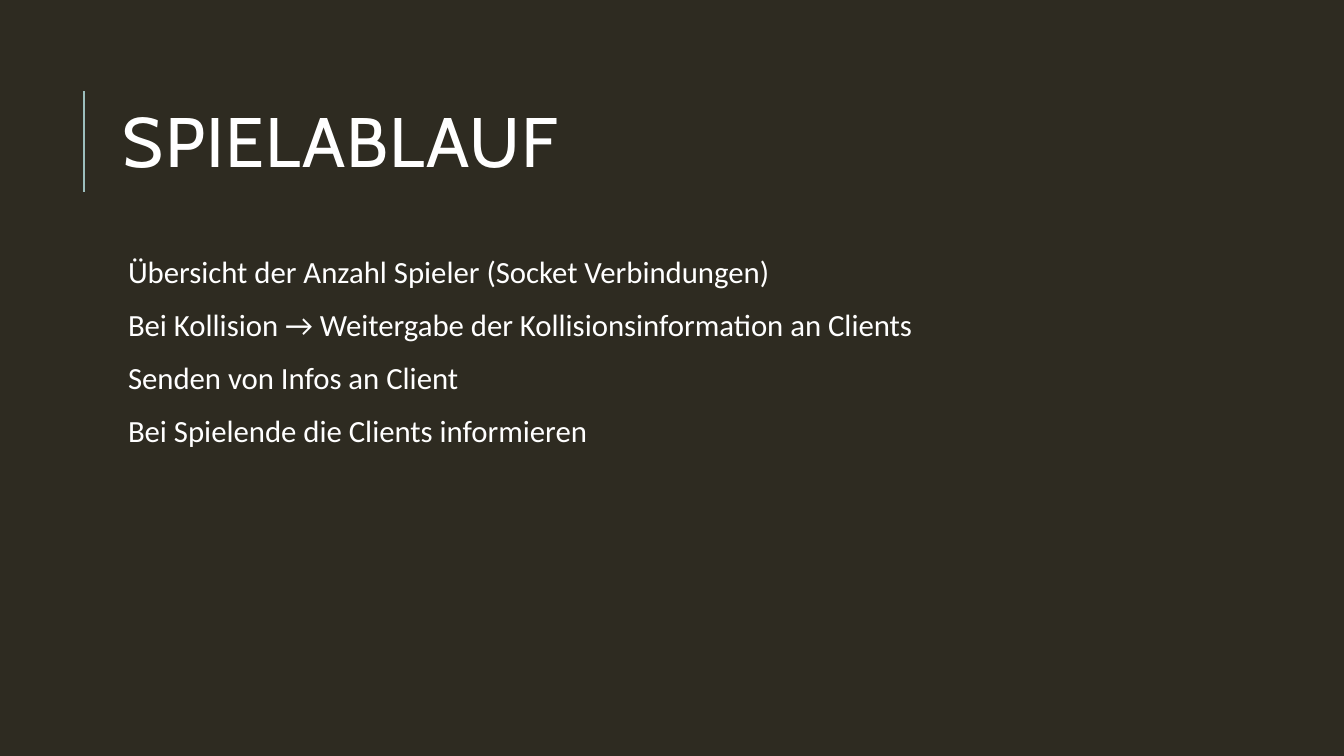
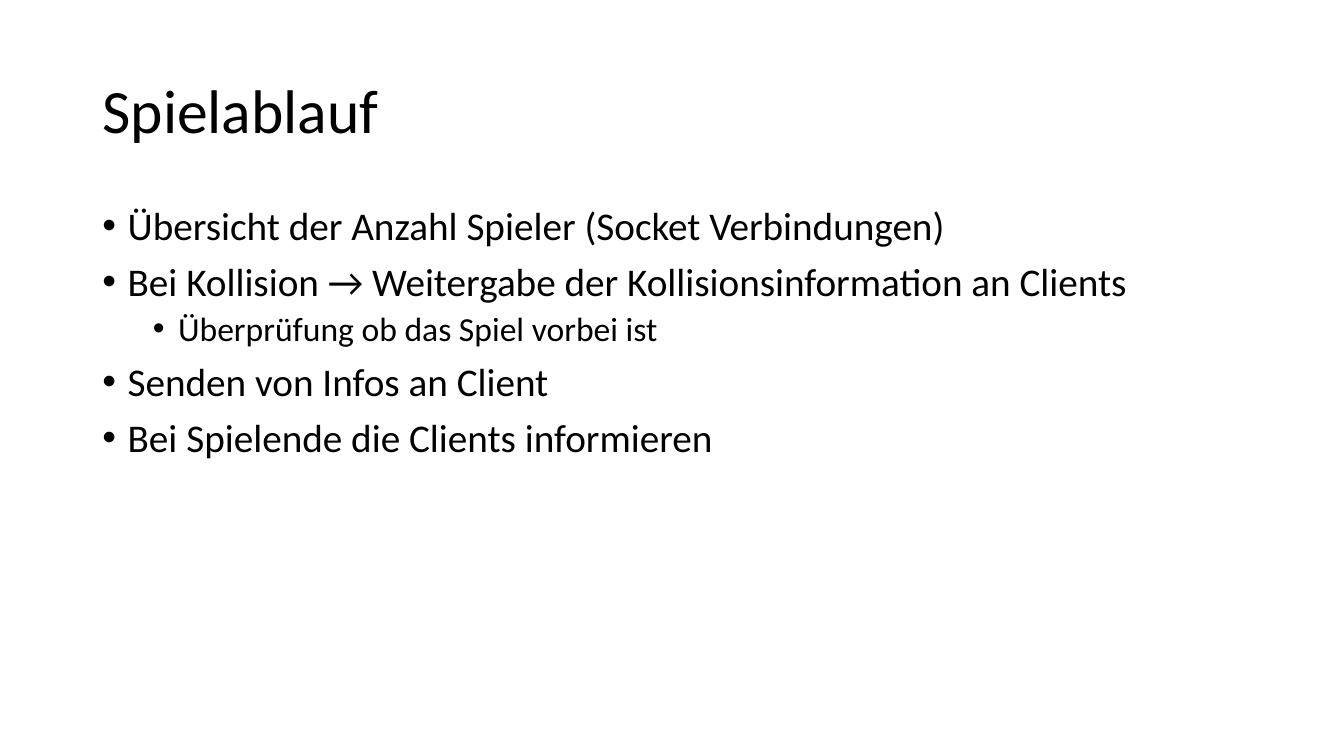
Before and after one commit to Toixinhell/Versteckies, a slide deck: slide 27 of Fangies.pptx (slide 10 before the commit). Drawn at 1344x756 pixels with LibreOffice and Linux fonts; fonts in the diff are those of the drawing. Boxes give left, top, right and bottom in pixels: in the first picture for what was removed or moved away, otherwise in the second. Text is boxed around its words. In the diff, an @@ line names an element or a change of style, - is before the commit and + after.

```diff
--- a/Fangies.pptx
+++ b/Fangies.pptx
@@ background #2E2B21 to #FFFFFF @@
@@ line removed from (84, 192) to (84, 91) @@
@@ title at <box>102,90,378,143</box>: text changed; size 50 to 44 pt; font Cabin to Calibri; text colour #FFFFFF to #000000 @@
-SPIELABLAUF
+Spielablauf
@@ text "Übersicht der Anzahl Spieler (Socket ...": place and size @@
-text "Übersicht der Anzahl Spieler (Socket ..." at <box>128,258,912,447</box>
+text "Übersicht der Anzahl Spieler (Socket ..." at <box>128,208,1127,459</box>
@@ text at <box>128,208,1127,459</box>: size 22 to 28 pt, text colour #FFFFFF to #000000 in "Übersicht der Anzahl Spieler (Socket Verbindungen)", "Bei Kollision → Weitergabe der Kollisionsinformation an ...", "Senden von Infos an Client", "Bei Spielende die Clients informieren"; bullet   to •; less space between paragraphs @@
@@ text at <box>178,314,658,347</box>: paragraph added @@
+  • Überprüfung ob das Spiel vorbei ist
```
Also in this commit, not shown: 13 other slides changed, 19 slides added, 2 slides removed.
